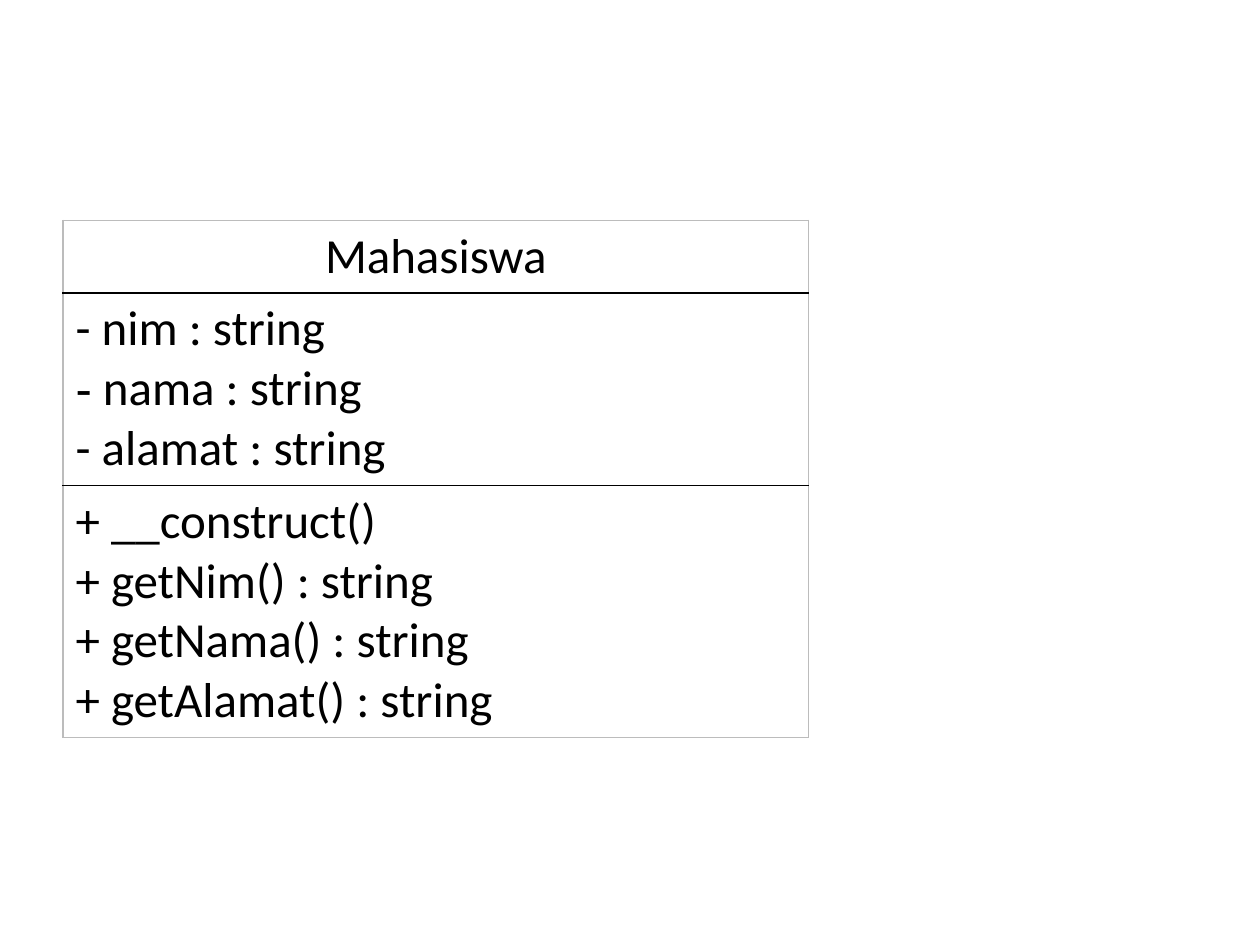
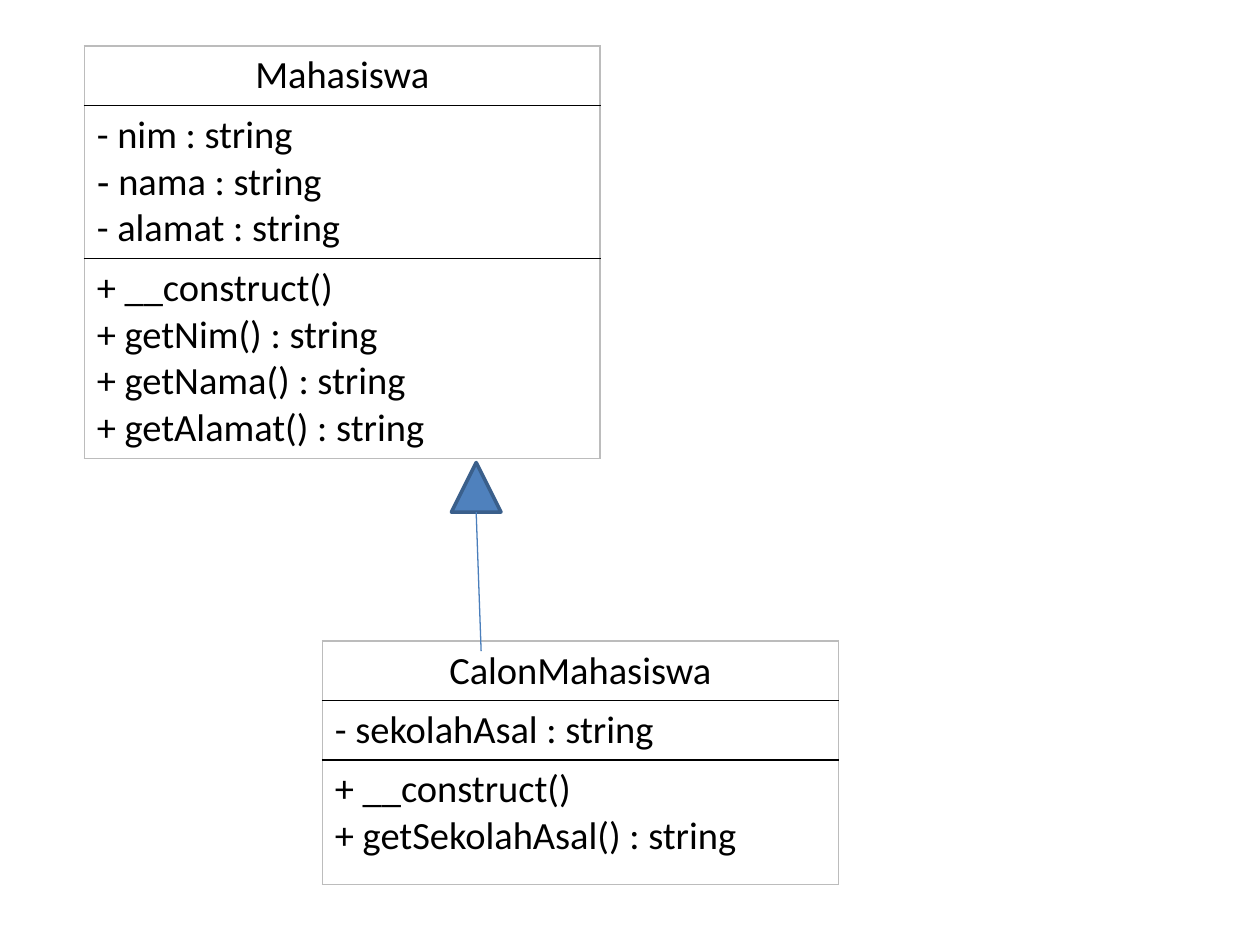
Before and after one commit to robbyakakom/20182, a slide deck: slide 2 of pbo-si-2/Presentation2.pptx. Drawn at 1260x945 pixels with LibreOffice and Linux fonts; fonts in the diff are those of the drawing. Boxes give left, top, right and bottom in pixels: in the first picture for what was removed or moved away, otherwise in the second. Text is boxed around its words. In the diff, an @@ line names an element or a change of style, - is before the commit and + after.

```diff
--- a/pbo-si-2/Presentation2.pptx
+++ b/pbo-si-2/Presentation2.pptx
@@ table at box(84, 45, 600, 452) @@
@@ size 28 to 22 pt @@
@@ table: place and size @@
-table at box(63, 220, 809, 730)
+table at box(84, 45, 600, 452)
@@ triangle added at box(451, 462, 500, 512), fill #4F81BD, outline #3A5F8C 2 pt @@
@@ line added from (476, 512) to (481, 651), #4B7EBC 0.75 pt @@
@@ table added at box(323, 641, 838, 883), 3 rows, 1 columns @@
+CalonMahasiswa
+- sekolahAsal : string
++ __construct() / + getSekolahAsal() : string
```
Also in this commit, not shown: 10 other files.
